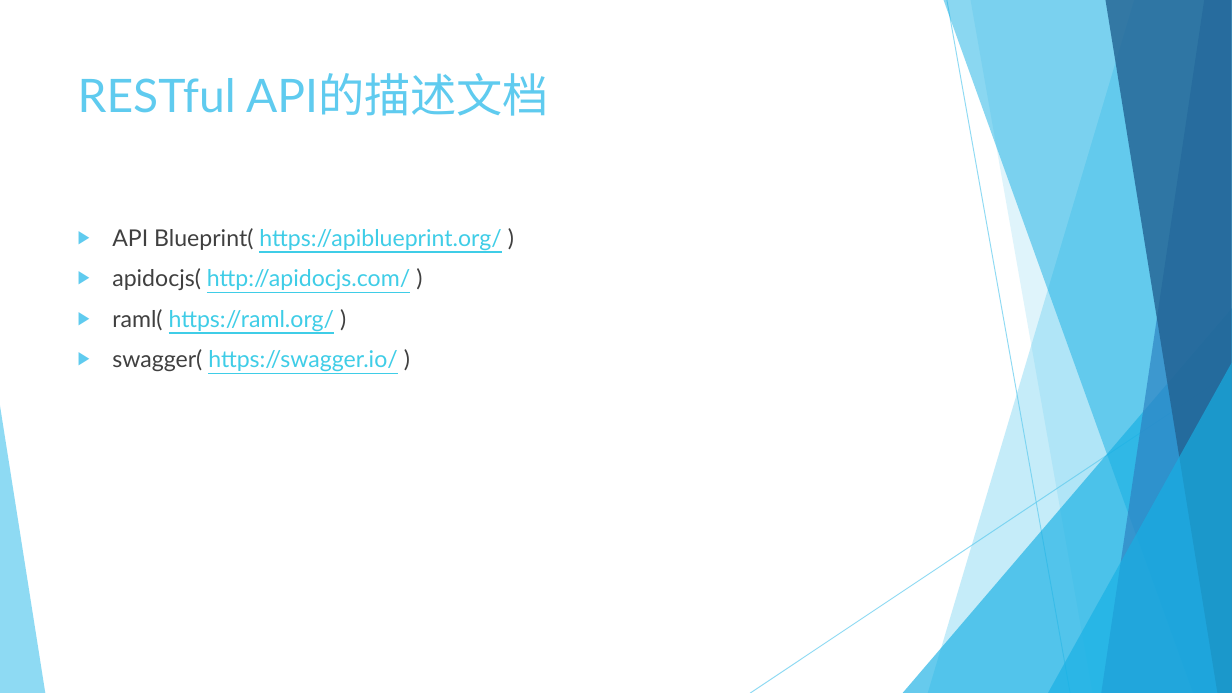
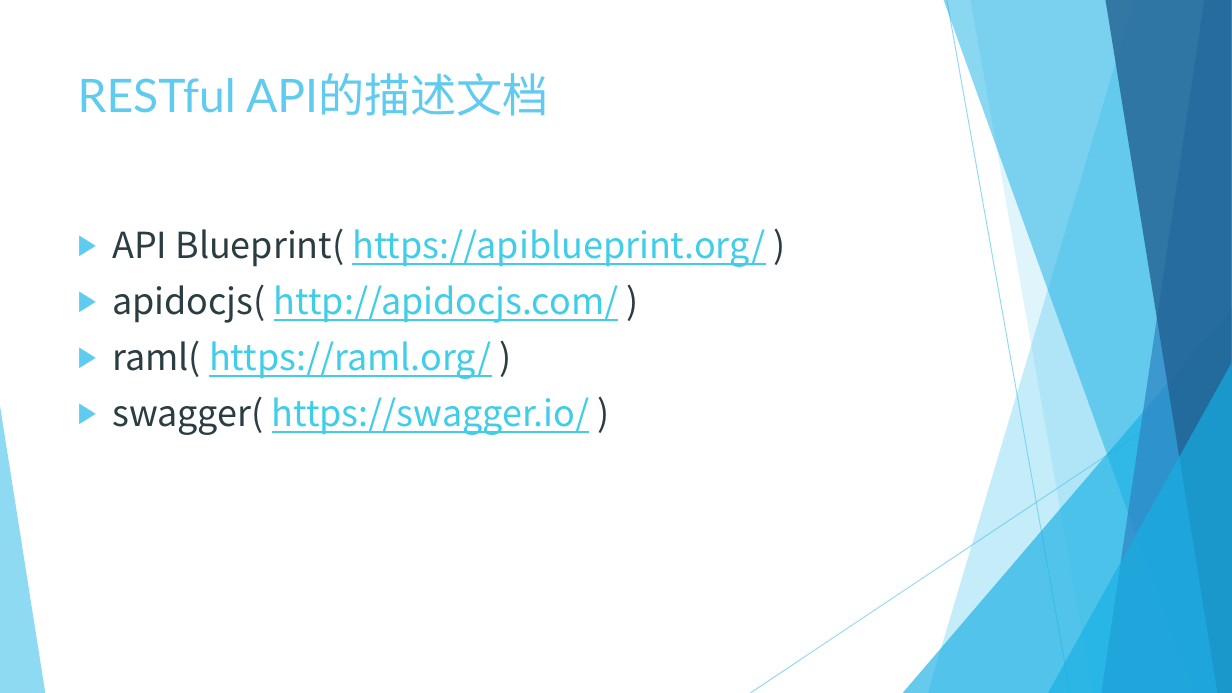
Before and after one commit to Crab2died/micro-boot, a slide deck: slide 10 of rest-api/RESTful.pptx (slide 7 before the commit). Drawn at 1232x693 pixels with LibreOffice and Linux fonts; fonts in the diff are those of the drawing. Boxes give left, top, right and bottom in pixels: in the first picture for what was removed or moved away, otherwise in the second. Text is boxed around its words. In the diff, an @@ line names an element or a change of style, - is before the commit and + after.

Commit message:
restful ppt

```diff
--- a/rest-api/RESTful.pptx
+++ b/rest-api/RESTful.pptx
@@ text "API Blueprint( https://apiblueprint.org/ )" at box(112, 229, 765, 435): size 18 to 28 pt, font Lato to Noto Sans CJK TC; text colour #404040 to #2C3C43 in "API Blueprint( )", "apidocjs( )", "raml( )", "swagger( )" @@
```
Also in this commit, not shown: 5 other slides changed, 9 slides added, 1 slide removed.
